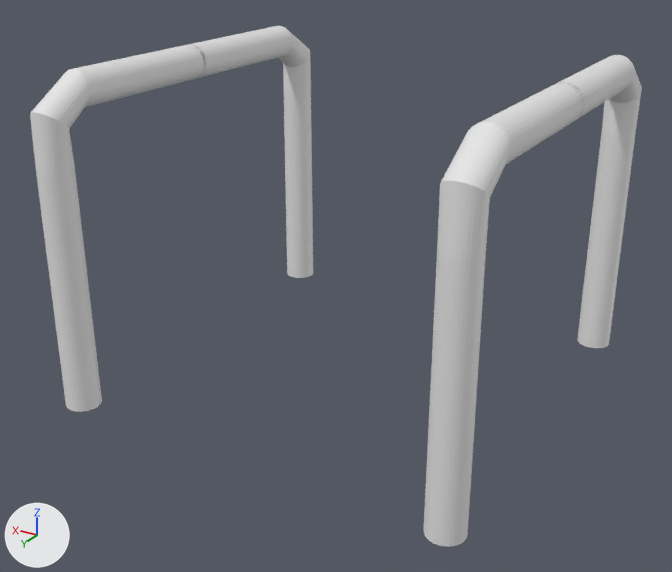
The Blender file GAME/L.o.M/Assets/Model/Stuhl.blend, before and after one commit.
Camera for both pictures: a 50 mm camera at (-13.5, 43.6, 26.1) aimed at (11.2, 2.4, 5.5). The axes (+X, +Y, +Z) are drawn at lower left. The lights are the same throughout.
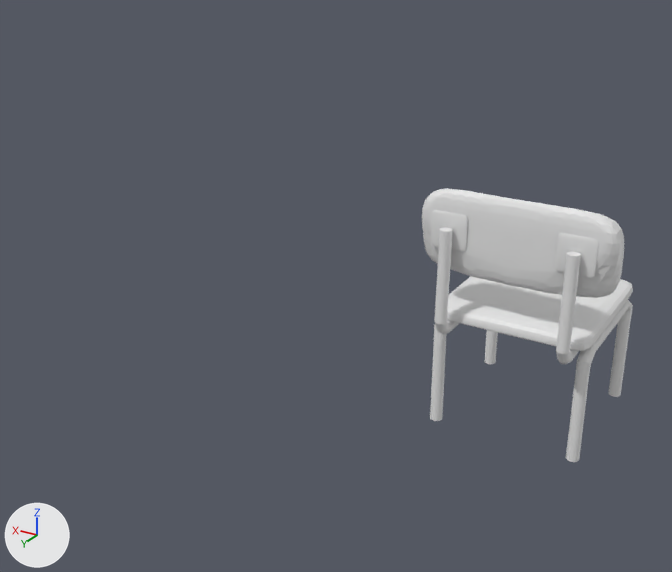
Commit message: FINAL Stuhl
Stuhl fertig modelliert

Where the change shows, as pixel boxes (x1, y1, x2, y2) in the pictures (672 x 572 px):
'Cylinder', moved, rescaled: before (30, 26, 642, 547); after (430, 300, 633, 462)
'Cube', added: after (422, 188, 624, 298)
'Sitz', added: after (447, 276, 633, 351)
'Stangen', added: after (434, 227, 581, 364)
'Cube.001', added: after (431, 210, 599, 278)

Diff of the bpy script that builds the scene:
```diff
--- a/GAME/L.o.M/Assets/Model/Stuhl.blend.py
+++ b/GAME/L.o.M/Assets/Model/Stuhl.blend.py
@@ me_cube_002 @@
+me_cube_002.from_pydata(...)  # 40 vertices, 34 faces; spans x -0.02..1.0, y -0.07..0.07, z -1.0..1.0
@@ me_cube_001 @@
+me_cube_001.from_pydata(...)  # 30 vertices, 21 faces; spans x 0.0..4.96, y -0.51..1.18, z -1.0..3.5
@@ me_cylinder_001 @@
+me_cylinder_001.from_pydata(...)  # 256 vertices, 226 faces; spans x -1.0..1.0, y -1.0..17.6, z -1.0..0.6
@@ me_cube @@
+me_cube.from_pydata(...)  # 24 vertices, 26 faces; spans x -3.79..3.88, y -3.96..4.44, z -1.0..0.05
@@ ob_cylinder @@
 ob_cylinder = bpy.data.objects.new('Cylinder', me_cylinder)
-ob_cylinder.location = (0.0, 0.0, 0.0)
+ob_cylinder.location = (-3.34, -0.27, 0.0)
+ob_cylinder.scale = (0.334, 0.334, 0.334)
 _m = ob_cylinder.modifiers.new('Array', 'ARRAY')
@@ ob_cube_001 @@
+ob_cube_001 = bpy.data.objects.new('Cube.001', me_cube_002)
+ob_cube_001.location = (-2.7, 4.48, 10.78)
+ob_cube_001.scale = (0.954, 0.954, 0.954)
+_m = ob_cube_001.modifiers.new('Subdivision', 'SUBSURF')
+_m.levels = 3
+_m = ob_cube_001.modifiers.new('Mirror', 'MIRROR')
+_m = ob_cube_001.modifiers.new('Array', 'ARRAY')
+_m.use_constant_offset = True
+_m.constant_offset_displace = (4.59, 0.0, 0.0)
@@ ob_cube @@
+ob_cube = bpy.data.objects.new('Cube', me_cube_001)
+ob_cube.location = (0.39, 3.42, 9.38)
+_m = ob_cube.modifiers.new('Mirror', 'MIRROR')
+_m.use_clip = True
+_m.merge_threshold = 0.112
+_m = ob_cube.modifiers.new('Subdivision', 'SUBSURF')
+_m.levels = 4
@@ ob_stangen @@
+ob_stangen = bpy.data.objects.new('Stangen', me_cylinder_001)
+ob_stangen.location = (-2.68, 1.93, 5.56)
+ob_stangen.rotation_euler = (1.571, 0.0, 0.0)  # degrees (90, 0, 0)
+ob_stangen.scale = (0.309, 0.309, -5.8)
+_m = ob_stangen.modifiers.new('Array', 'ARRAY')
+_m.use_constant_offset = True
+_m.constant_offset_displace = (18.17, 0.0, 0.0)
@@ ob_sitz @@
+ob_sitz = bpy.data.objects.new('Sitz', me_cube)
+ob_sitz.location = (0.4, -0.5, 6.86)
+ob_sitz.scale = (1.06, 1.06, 1.06)
+_m = ob_sitz.modifiers.new('Subdivision', 'SUBSURF')
+_m.levels = 2
```
